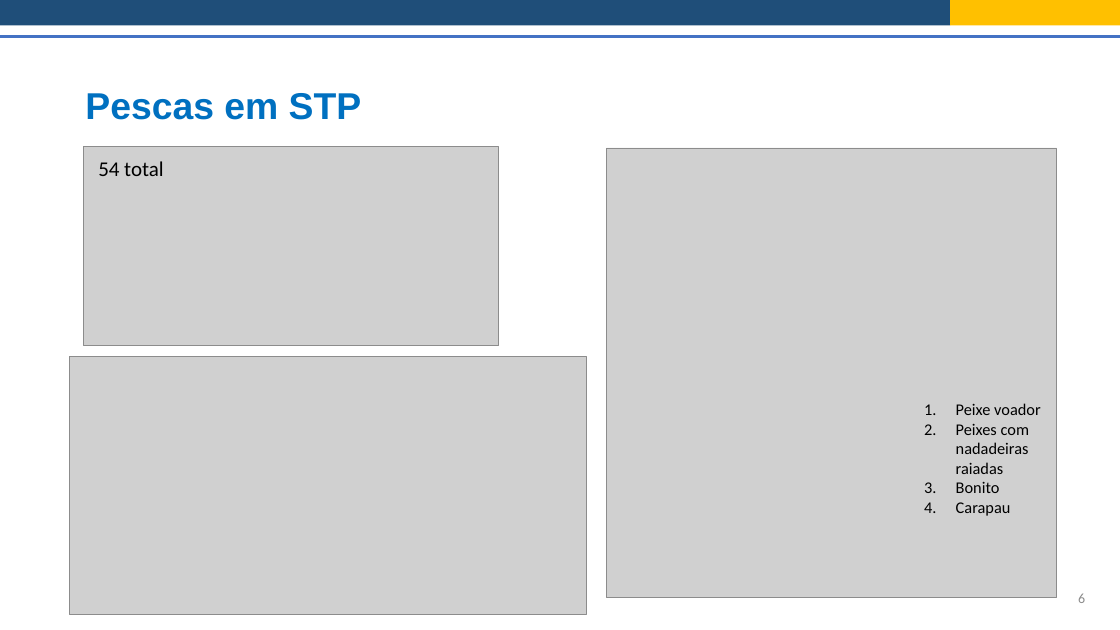
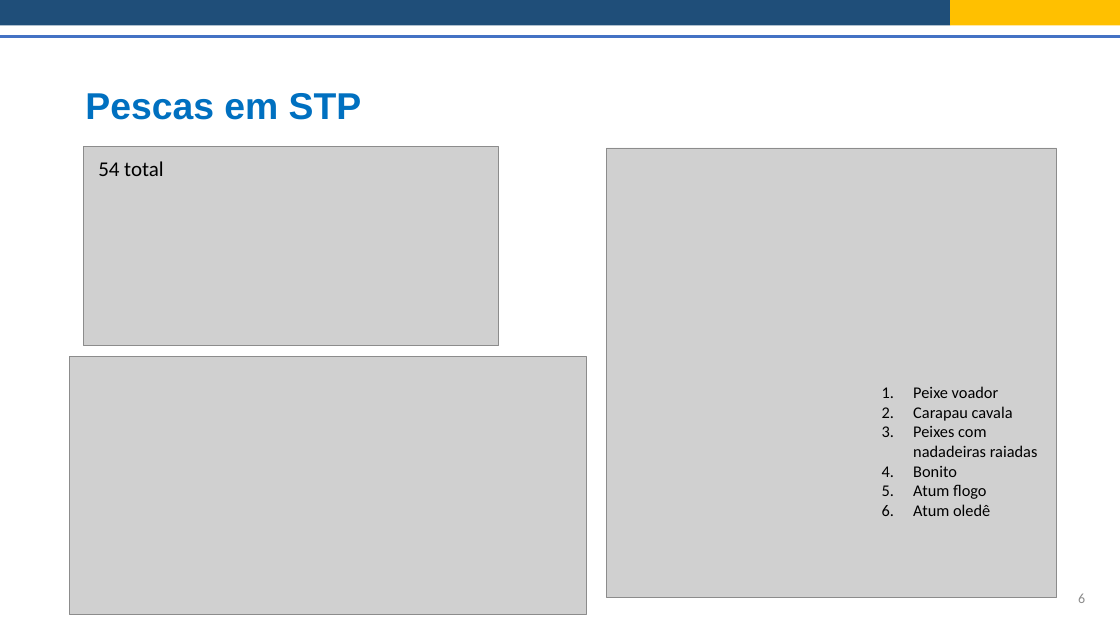
Before and after one commit to Risk-Team/trainings, a slide deck: slide 6 of STP/presentations/Session_2/Report_findings_overview_port.pptx. Drawn at 1120x630 pixels with LibreOffice and Linux fonts; fonts in the diff are those of the drawing; grey boxes stand for pictures. Boxes give left, top, right and bottom in pixels: in the first picture for what was removed or moved away, otherwise in the second. Text is boxed around its words. In the diff, an @@ line names an element or a change of style, - is before the commit and + after.

```diff
--- a/STP/presentations/Session_2/Report_findings_overview_port.pptx
+++ b/STP/presentations/Session_2/Report_findings_overview_port.pptx
@@ text "Peixe voador": place and size @@
-text "Peixe voador" at [956, 403, 1041, 516]
+text "Peixe voador" at [913, 386, 1038, 516]
@@ text at [913, 406, 1013, 421]: paragraph added @@
+2. Carapau cavala
@@ text at [913, 484, 990, 516]: text changed @@
-4. Carapau
+5. Atum flogo
+6. Atum oledê
```
Also in this commit, not shown: 1 other slide changed, 2 other files.
